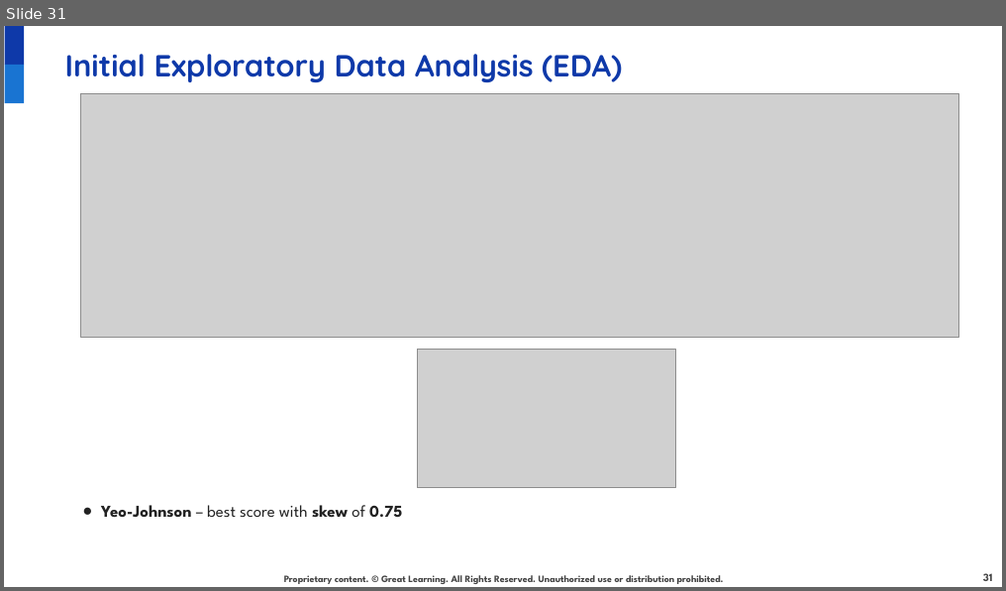
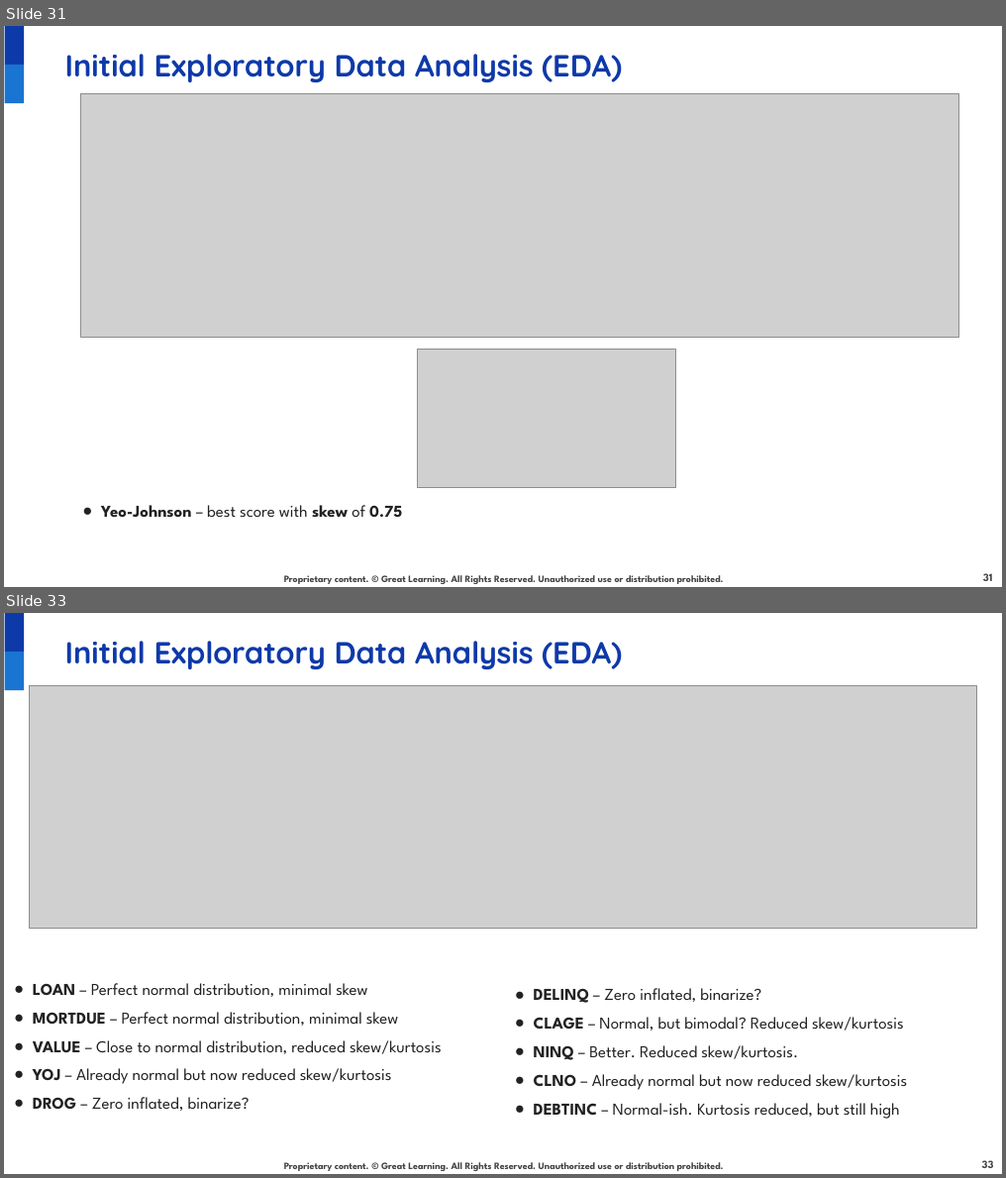
Before and after one commit to juanbucz/GreatLearning-TermProjects, a slide deck: Neural Networks - Loan Default/Loan Default Prediction Presentation - Business Interpretation - John Buczkowski.pptx. Shown one above the other, each under a label of ours: slide 31 before the commit, slides 31 and 33 after it; the slides between them are not shown. The pictures are 1006x591 and 1006x1178 pixels, drawn with LibreOffice and Linux fonts; fonts in the diff are those of the drawing; grey boxes stand for pictures; background and template pictures are left out. Boxes give left, top, right and bottom in pixels: in the first picture for what was removed or moved away, otherwise in the second. Text is boxed around its words. In the diff, an @@ line names an element or a change of style, - is before the commit and + after.

Commit message:
GL NN Loan Default Prediction Presentation - Post normalization analysis.

```diff
--- a/Neural Networks - Loan Default/Loan Default Prediction Presentation - Business Interpretation - John Buczkowski.pptx
+++ b/Neural Networks - Loan Default/Loan Default Prediction Presentation - Business Interpretation - John Buczkowski.pptx
@@ slide 33 added at (x1=4, y1=613, x2=1002, y2=1174), background #FFFFFF; not listed: 3 template elements that a slide beside it also shows @@
@@ text added at (x1=65, y1=641, x2=622, y2=669), 22 pt, text #0E39A9, bold @@
+Initial Exploratory Data Analysis (EDA)
@@ picture added at (x1=30, y1=686, x2=977, y2=930) @@
@@ text added at (x1=33, y1=983, x2=442, y2=1111), 12 pt, text #222222 @@
+● LOAN – Perfect normal distribution, minimal skew
+● MORTDUE – Perfect normal distribution, minimal skew
+● VALUE – Close to normal distribution, reduced skew/kurtosis
+● YOJ – Already normal but now reduced skew/kurtosis
+● DROG – Zero inflated, binarize?
@@ text added at (x1=534, y1=988, x2=908, y2=1119), 12 pt, text #222222 @@
+● DELINQ – Zero inflated, binarize?
+● CLAGE – Normal, but bimodal? Reduced skew/kurtosis
+● NINQ – Better. Reduced skew/kurtosis.
+● CLNO – Already normal but now reduced skew/kurtosis
+● DEBTINC – Normal-ish. Kurtosis reduced, but still high
@@ page number added at (x1=982, y1=1160, x2=994, y2=1168), 8 pt, text #434343, bold @@
+33
```
Also in this commit, not shown: 1 other slide added.
